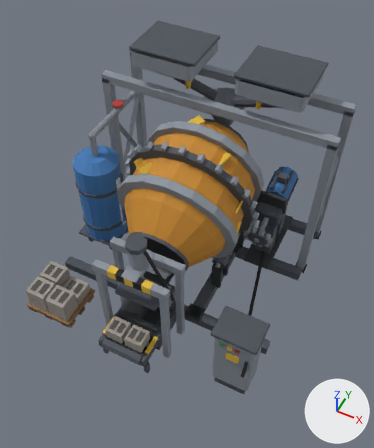
A saved change to the glTF model export/betonniere_t2.glb.
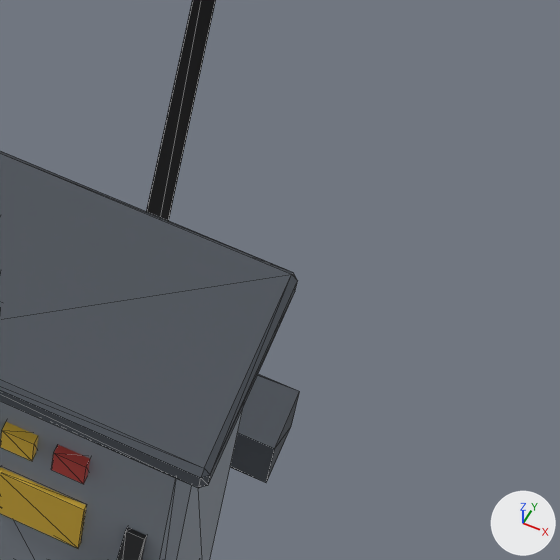
The first picture shows the older version from a camera (50 mm lens) standing at (0.94, -1.8, 2.75) and looking at (0.07, -0.06, 0.57). The close-ups show the older and then the newer version on the part from 61% to 83% of the width and 63% to 82% of the height of that picture. Only the edits that show in the close-ups are written down. The lights are fixed; the arrows at lower right show +X, +Y and +Z. The close-ups show mesh edges as thin lines. Vertices at exactly the same position are counted once.

Names of what the first close-up shows: 'armoire.008', 'armoire_toit.008', 'pieces_acier_sombre.015', 'pieces_jaune.015', 'pieces_noir.015', 'pieces_rouge.015'.
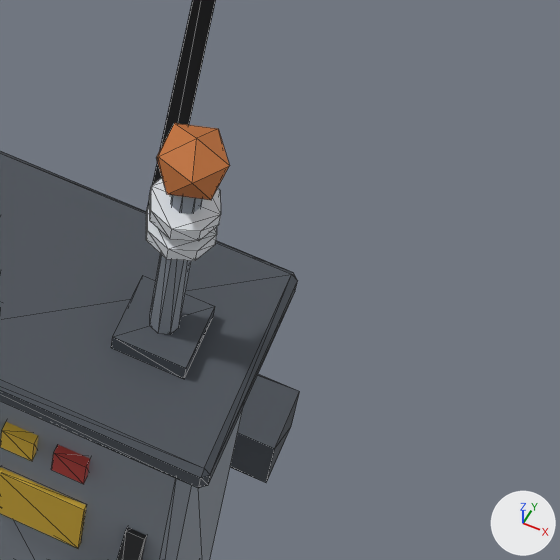
What the commit changed:
Material 'cuivre' (mat_cuivre) is new.
Its base color is (0.552, 0.175, 0.0437) (orange #c4743b).
Its roughness is 0.75.
me_pieces_acier_085 is used by ob_pieces_acier_015; location (0.0, 0.0, 0.0).
me_pieces_acier_085 had 366 vertices, 600 faces and spanned x -0.705..0.705, y -0.722..0.735, z 0.0..1.075.
me_pieces_acier_085 now has 382 vertices, 628 faces and spans x -0.705..0.705, y -0.722..0.735, z 0.0..1.075.
me_pieces_acier_085 part 1: a new loose piece, an 8-sided cylinder along z spanning x 0.629..0.651, y -0.536..-0.514, z 0.56..0.745, in mat_acier (grey #8a929c).
me_pieces_acier_sombre_085 is used by ob_pieces_acier_sombre_015; location (0.0, 0.0, 0.0).
me_pieces_acier_sombre_085 had 440 vertices, 724 faces and spanned x -0.74..0.7, y -0.75..0.73, z 0.0..1.276.
me_pieces_acier_sombre_085 now has 448 vertices, 736 faces and spans x -0.74..0.7, y -0.75..0.73, z 0.0..1.276.
me_pieces_acier_sombre_085 part 2: a new loose piece, a box spanning x 0.613..0.667, y -0.552..-0.497, z 0.545..0.56, in mat_acier_sombre (dark grey #4a5058).
Mesh me_pieces_cuivre_018 is new.
It is an icosphere of 20 faces spanning x 0.6154..0.6646, y -0.5484..-0.5016, z 0.7375..0.7925.
It uses material mat_cuivre (orange #c4743b).
Mesh me_pieces_blanc_014 is new.
It is a box spanning x -0.462..-0.453, y 0.045..0.075, z 0.2..0.6; an 8-sided cylinder along z spanning x 0.615..0.665, y -0.55..-0.5, z 0.68..0.692; an 8-sided cylinder along z spanning x 0.615..0.665, y -0.55..-0.5, z 0.705..0.718.
It uses material mat_blanc (white #dfe3e8).
Object 'pieces_cuivre.015' (ob_pieces_cuivre_015) is new; it shows me_pieces_cuivre_018.
Its location is (0.0, 0.0, 0.0).
Object 'pieces_blanc.010' (ob_pieces_blanc_010) is new; it shows me_pieces_blanc_014.
Its location is (0.0, 0.0, 0.0).

Location of each change, (x1, y1, x2, y2) in pixels of the close-ups (560 x 560 px):
'pieces_acier_sombre.015', reshaped: before (230, 374, 300, 483); after (111, 276, 300, 483)
'pieces_cuivre.015', added (orange): after (156, 123, 230, 200)
'pieces_blanc.010', added: after (146, 178, 221, 261)
'pieces_acier.015', reshaped (not visible before): after (150, 195, 203, 335)
part 2 of me_pieces_acier_sombre_085, added: after (111, 276, 215, 379)
